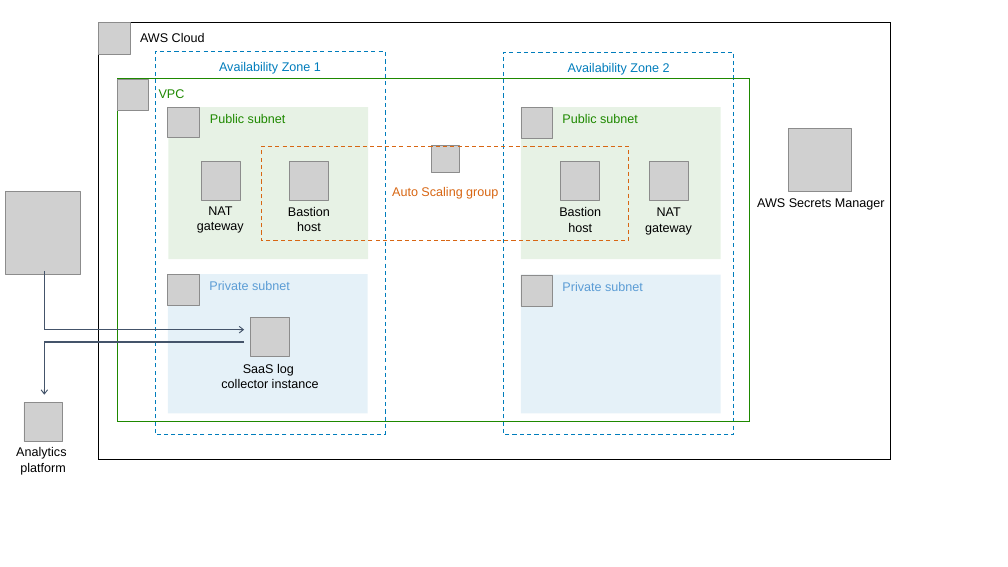
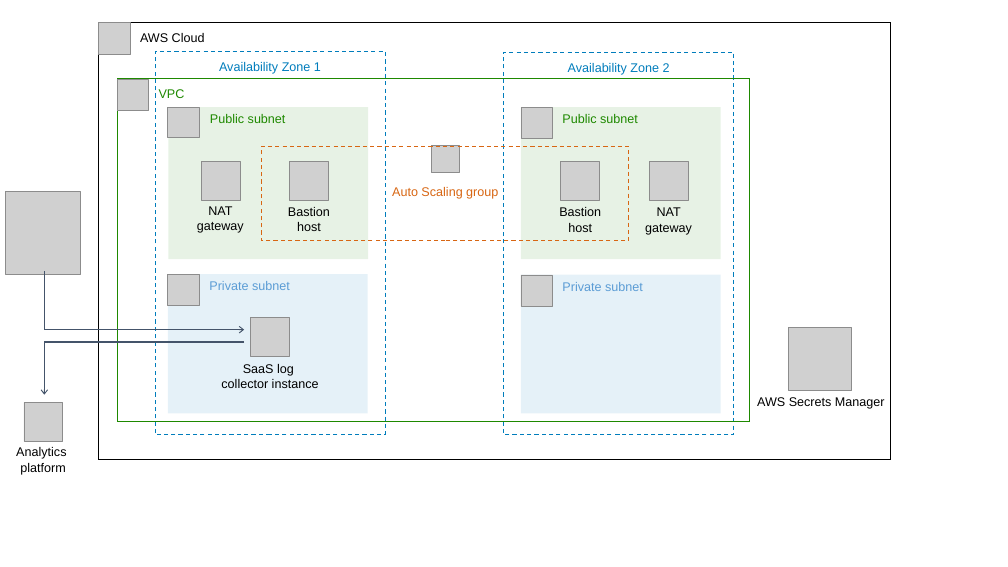
Before and after one commit to aws-quickstart/quickstart-jfrog-saas-log-collector, a slide deck: slide 1 of docs/images/jfrog-saas-log-collector-architecture-diagram.pptx. Drawn at 1008x567 pixels with LibreOffice and Linux fonts; fonts in the diff are those of the drawing; grey boxes stand for pictures. Boxes give left, top, right and bottom in pixels: in the first picture for what was removed or moved away, otherwise in the second. Text is boxed around its words. In the diff, an @@ line names an element or a change of style, - is before the commit and + after.

```diff
--- a/docs/images/jfrog-saas-log-collector-architecture-diagram.pptx
+++ b/docs/images/jfrog-saas-log-collector-architecture-diagram.pptx
@@ picture: place and size @@
-picture at bbox=[789, 129, 851, 191]
+picture at bbox=[789, 327, 851, 390]
@@ text "AWS Secrets Manager": place and size @@
-text "AWS Secrets Manager" at bbox=[757, 198, 885, 210]
+text "AWS Secrets Manager" at bbox=[757, 397, 885, 409]
```
Also in this commit, not shown: 3 other files.
